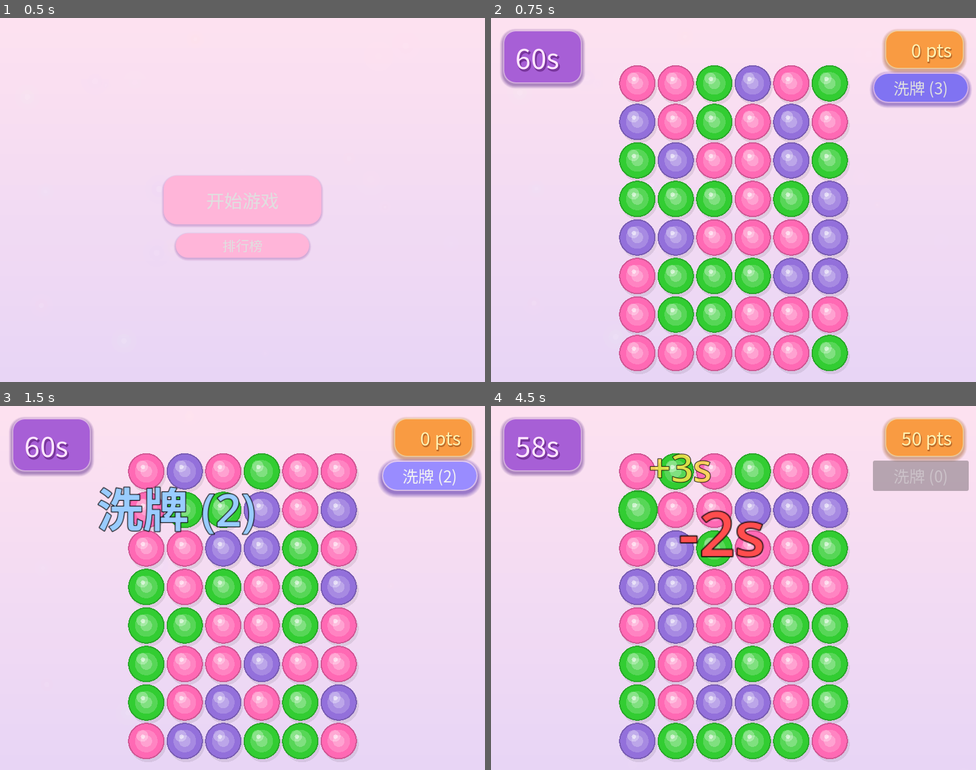
Above: before the commit, frames 1-4 (two rows, left to right).
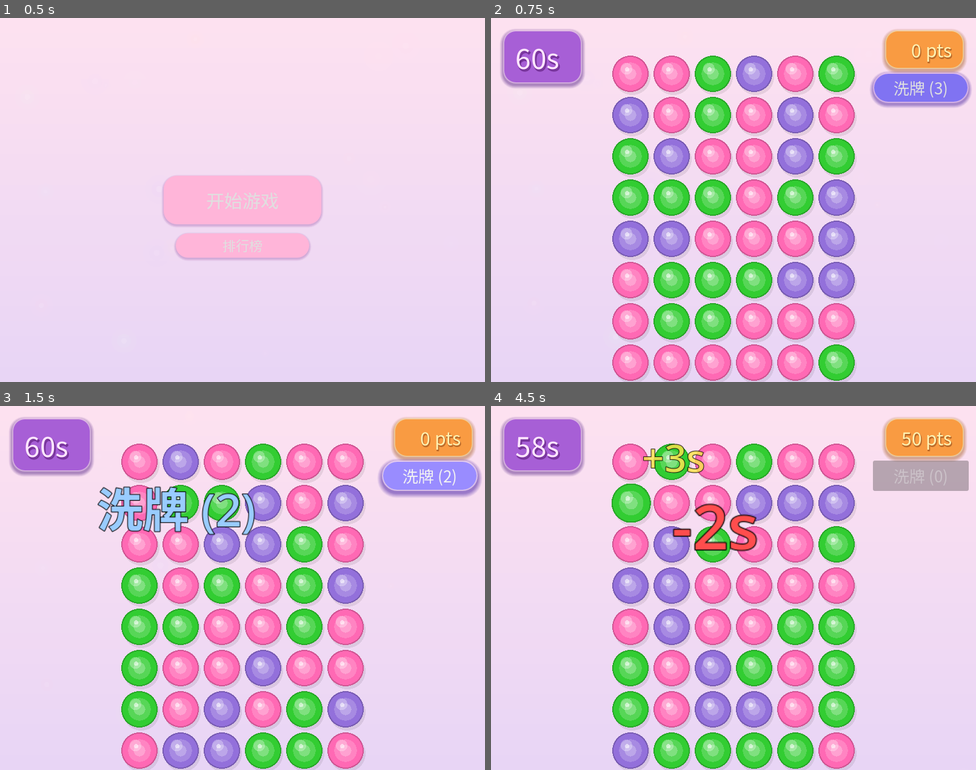
Above: after the commit, the same moments.

Repository: a812358816/bubble-match
Game: Godot game, scene res://main.tscn
Same seed, same stepped clock (60 frames per second), same inputs: the game is played once before the commit and once after it.
Inputs (mouse positions are in pixels of both pictures, inside the frame that each line leads up to):
- Up to frame 1 (0.5 s): no input
- Up to frame 2 (0.75 s): click "开始游戏" at 0.5 s
- Up to frame 3 (1.5 s): click "洗牌 (3)" at 1.25 s
- Up to frame 4 (4.5 s): click "洗牌 (2)" at 2 s; click "洗牌 (1)" at 2.75 s; move the mouse to (636, 471) at 3.52 s; click (636, 471) at 3.67 s; move the mouse to (636, 511) at 4.27 s; click (636, 511) at 4.42 s

Frame 1 is identical in both runs. In frame 2, 27% of the frame differs, in the area x 25-75%, y 10-100%; in frame 3, 26%; in frame 4, 28%, in the area x 24-75%, y 10-100%.

Commit message:
游戏区域扩大：边距减半 + 球体上限提升 + 间距再缩
- offset 16→8（释放更多屏幕空间）
- UI 占用 60→40（给网格多 20px 高度）
- spacing 0.21→0.16（球体重叠 77%，几乎无边距）
- max_bubble 400→450（手机 ~389px，桌面满 450px）

Diff:
--- a/src/gameplay/bubble_match.gd
+++ b/src/gameplay/bubble_match.gd
@@ -9,13 +9,13 @@
 
 @export var grid_cols: int = 6
 @export var grid_rows: int = 8
-@export var max_bubble_size: float = 400.0
+@export var max_bubble_size: float = 450.0
 @export var min_bubble_size: float = 60.0
 @export var min_match: int = 3
-@export var offset_x: float = 16.0
-@export var offset_y: float = 16.0
+@export var offset_x: float = 8.0
+@export var offset_y: float = 8.0
 @export var round_seconds: float = 60.0
-@export var spacing_factor: float = 0.21
+@export var spacing_factor: float = 0.16
 
 var _actual_bubble_size: float = 80.0
 
@@ -50,7 +50,7 @@
 func _recalculate_bubble_size() -> void:
 	var screen := get_viewport().get_visible_rect().size
 	var usable_w = screen.x - offset_x * 2
-	var usable_h = screen.y - offset_y * 2 - 60.0
+	var usable_h = screen.y - offset_y * 2 - 40.0
 	var cell_w = usable_w / grid_cols
 	var cell_h = usable_h / grid_rows
 	# spacing_factor < 1 means bubbles overlap, so we can make them bigger
